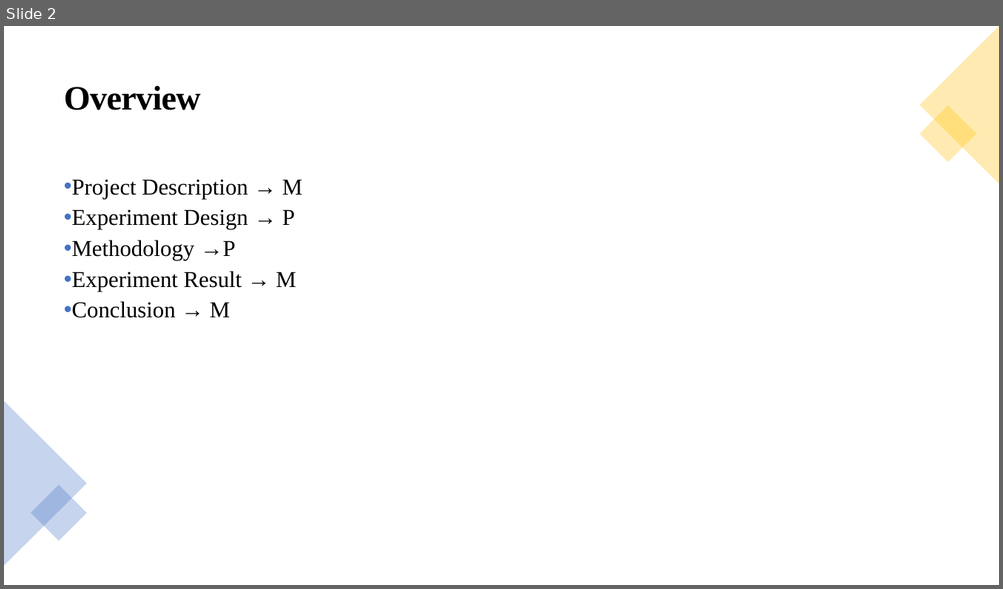
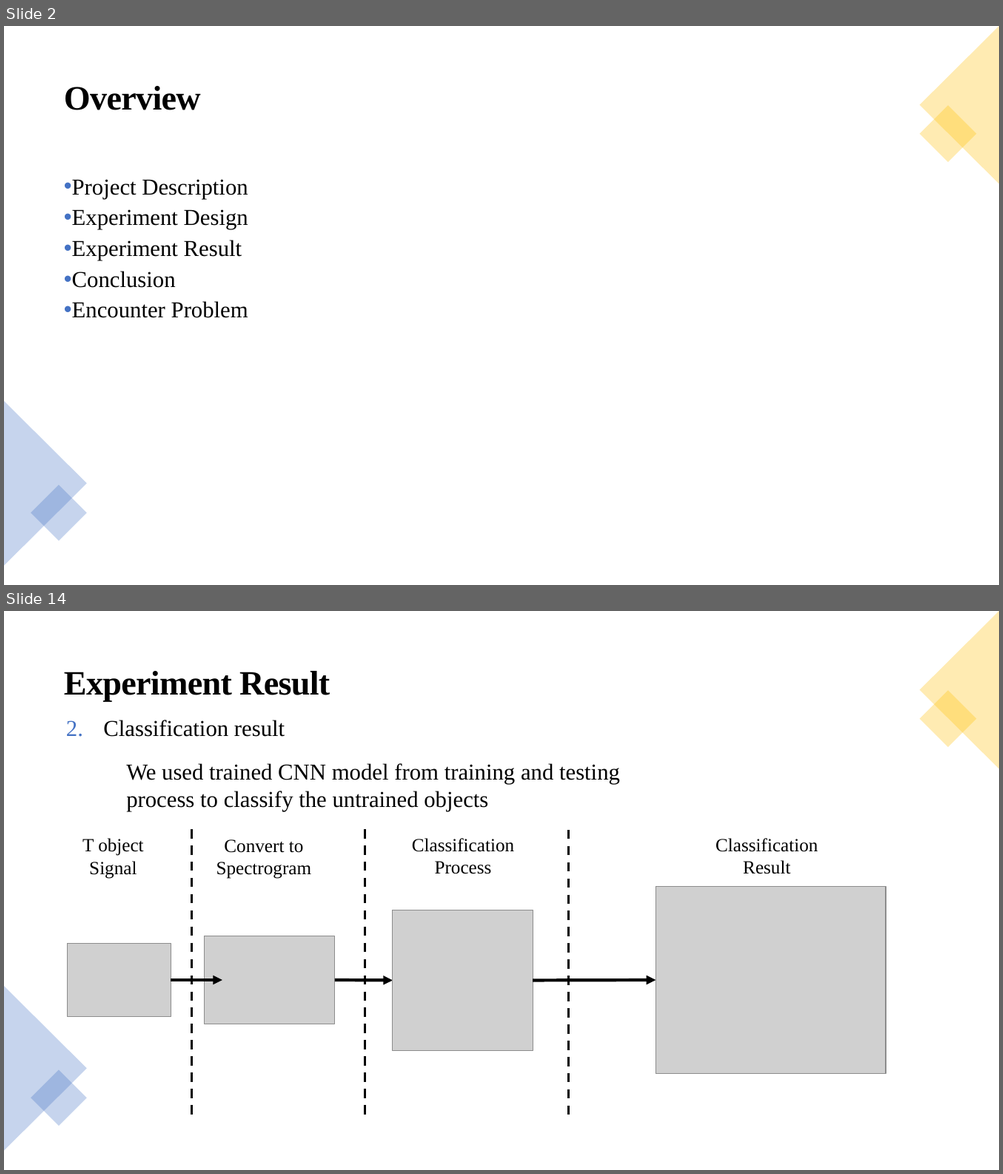
Before and after one commit to paweenp/Classification-of-time-signals-by-CNN-using-STFT, a slide deck: Presentation/Classification-of-time-signals-by-CNN-using-STFT.pptx. Shown one above the other, each under a label of ours: slide 2 before the commit, slides 2 and 14 after it; the slides between them are not shown. The pictures are 1003x589 and 1003x1174 pixels, drawn with LibreOffice and Linux fonts; fonts in the diff are those of the drawing; grey boxes stand for pictures. Boxes give left, top, right and bottom in pixels: in the first picture for what was removed or moved away, otherwise in the second. Text is boxed around its words. In the diff, an @@ line names an element or a change of style, - is before the commit and + after.

```diff
--- a/Presentation/Classification-of-time-signals-by-CNN-using-STFT.pptx
+++ b/Presentation/Classification-of-time-signals-by-CNN-using-STFT.pptx
@@ slide 14 added at (4, 611, 999, 1170), background #FFFFFF @@
@@ triangle added at (919, 611, 999, 769), fill #FFC000 at 30% opacity @@
@@ text added at (64, 671, 330, 701), 33 pt, text #000000, bold @@
+Experiment Result
@@ rectangle added at (919, 691, 976, 748), fill #FFC000 at 30% opacity @@
@@ text added at (103, 720, 284, 737), 22 pt, text #000000 @@
+2. Classification result
@@ text added at (126, 763, 620, 812), 22 pt, text #000000 @@
+We used trained CNN model from training and testing process to classify the untrained objects
@@ line added from (191, 829) to (191, 1116), #000000 2.25 pt dashed @@
@@ line added from (364, 829) to (364, 1116), #000000 2.25 pt dashed @@
@@ line added from (569, 829) to (569, 1116), #000000 2.25 pt dashed @@
@@ text added at (82, 838, 143, 879), 18 pt, text #000000 @@
+T object Signal
@@ text added at (216, 840, 312, 879), 18 pt, text #000000 @@
+Convert to Spectrogram
@@ text added at (412, 838, 514, 874), 18 pt, text #000000 @@
+Classification Process
@@ text added at (715, 838, 817, 874), 18 pt, text #000000 @@
+Classification Result
@@ picture added at (655, 887, 885, 1074) @@
@@ picture added at (392, 911, 533, 1051) @@
@@ picture added at (205, 937, 335, 1025) @@
@@ picture added at (68, 944, 171, 1017) @@
@@ triangle added at (4, 986, 87, 1151), fill #4472C4 at 30% opacity @@
@@ arrow added from (171, 980) to (222, 980), #000000 3 pt @@
@@ arrow added from (335, 980) to (392, 980), #000000 3 pt @@
@@ arrow added from (533, 980) to (655, 980), #000000 3 pt @@
@@ rectangle added at (31, 1070, 87, 1126), fill #4472C4 at 30% opacity @@
@@ slide 2 changed as well @@
@@ text at (72, 179, 248, 318): text changed @@
-• Project Description → M
-• Experiment Design → P
-• Methodology →P
-• Experiment Result → M
-• Conclusion → M
+• Project Description
+• Experiment Design
+• Experiment Result
+• Conclusion
+• Encounter Problem
```
Also in this commit, not shown: 1 other slide changed, 15 other slides added, 5 slides removed.
